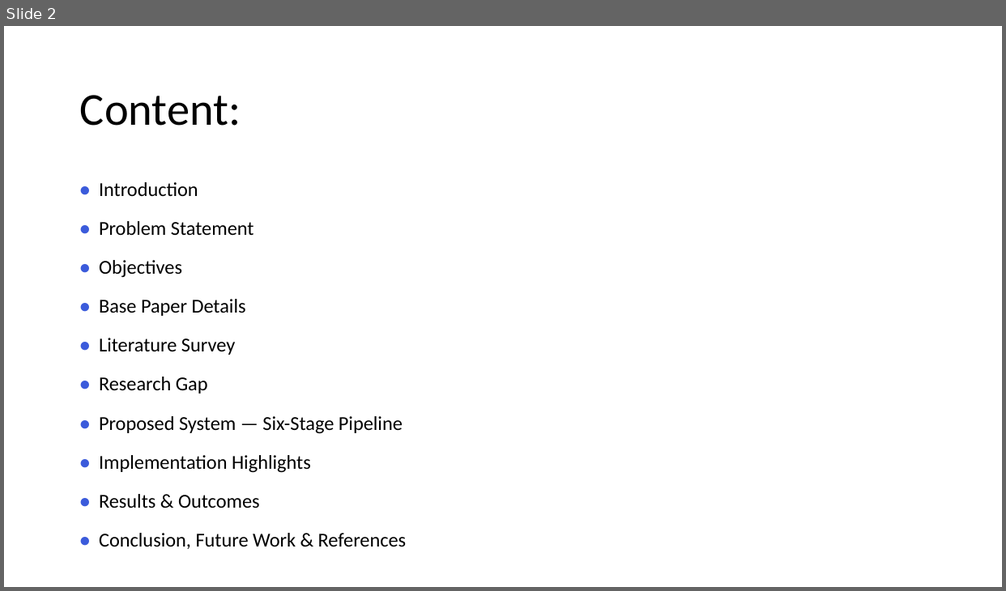
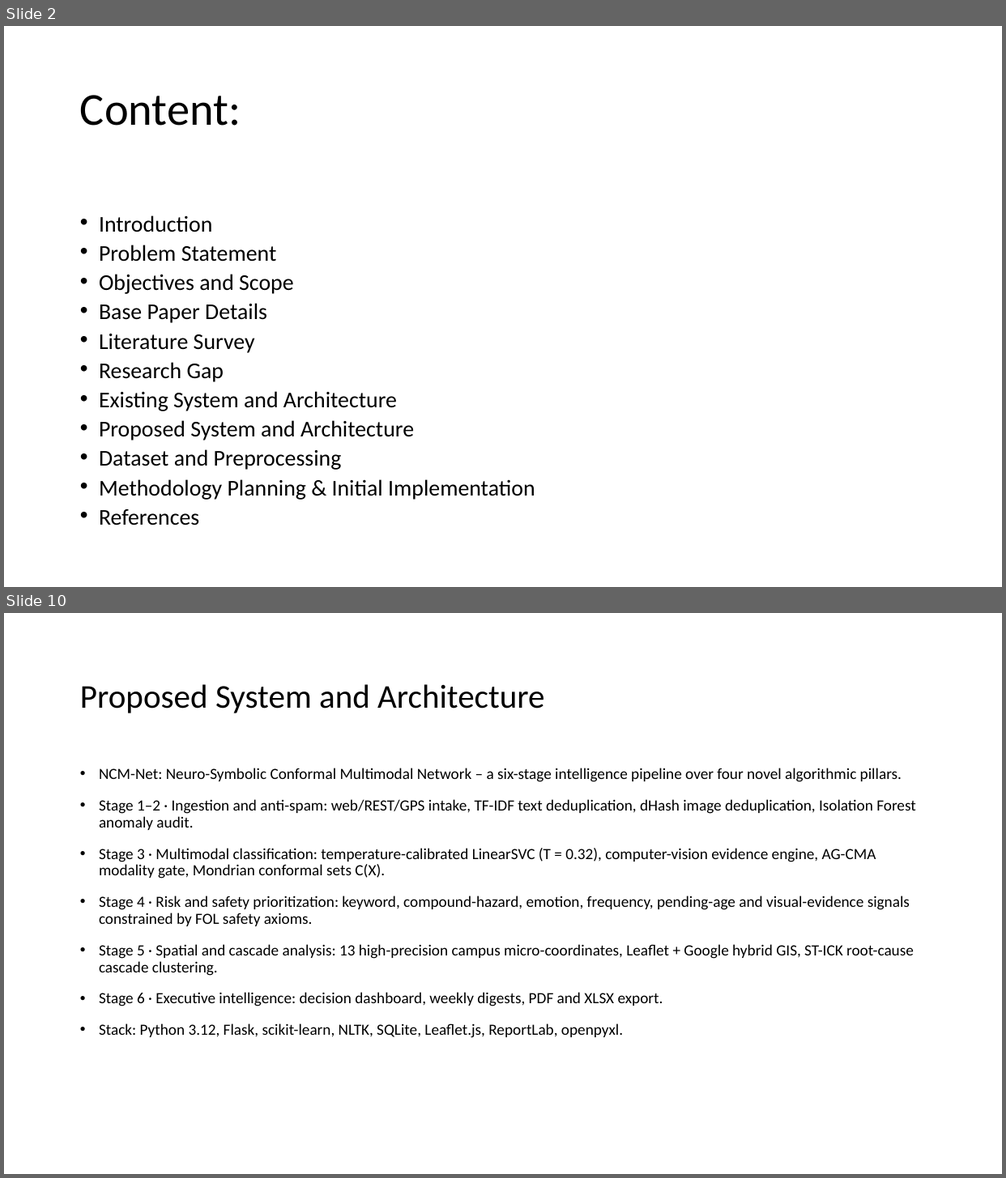
Before and after one commit to Mudit021/CivicSense-AI-Based-Citizen-Complaint-Analyzer, a slide deck: Project_Presentation.pptx. Shown one above the other, each under a label of ours: slide 2 before the commit, slides 2 and 10 after it; the slides between them are not shown. The pictures are 1006x591 and 1006x1178 pixels, drawn with LibreOffice and Linux fonts; fonts in the diff are those of the drawing. Boxes give left, top, right and bottom in pixels: in the first picture for what was removed or moved away, otherwise in the second. Text is boxed around its words. In the diff, an @@ line names an element or a change of style, - is before the commit and + after.

```diff
--- a/Project_Presentation.pptx
+++ b/Project_Presentation.pptx
@@ slide 10 added at (4,613,1002,1174), background #FFFFFF @@
@@ title added at (80,684,544,713), 32 pt, text #000000 @@
+Proposed System and Architecture
@@ text added at (99,768,915,1038), 15 pt, text #000000 @@
+• NCM-Net: Neuro-Symbolic Conformal Multimodal Network – a six-stage intelligence pipeline over four novel algorithmic pillars.
+• Stage 1–2 · Ingestion and anti-spam: web/REST/GPS intake, TF-IDF text deduplication, dHash image deduplication, Isolation Forest anomaly audit.
+• Stage 3 · Multimodal classification: temperature-calibrated LinearSVC (T = 0.32), computer-vision evidence engine, AG-CMA modality gate, Mondrian conformal sets C(X).
+• Stage 4 · Risk and safety prioritization: keyword, compound-hazard, emotion, frequency, pending-age and visual-evidence signals constrained by FOL safety axioms.
+• Stage 5 · Spatial and cascade analysis: 13 high-precision campus micro-coordinates, Leaflet + Google hybrid GIS, ST-ICK root-cause cascade clustering.
+• Stage 6 · Executive intelligence: decision dashboard, weekly digests, PDF and XLSX export.
+• Stack: Python 3.12, Flask, scikit-learn, NLTK, SQLite, Leaflet.js, ReportLab, openpyxl.
@@ slide 2 changed as well @@
@@ text at (99,216,535,526): text changed; size 19 to 21.7 pt @@
-• Introduction
-• Problem Statement
-• Objectives
-• Base Paper Details
-• Literature Survey
-• Research Gap
-• Proposed System — Six-Stage Pipeline
-• Implementation Highlights
-• Results & Outcomes
-• Conclusion, Future Work & References
+• Introduction
+• Problem Statement
+• Objectives and Scope
+• Base Paper Details
+• Literature Survey
+• Research Gap
+• Existing System and Architecture
+• Proposed System and Architecture
+• Dataset and Preprocessing
+• Methodology Planning & Initial Implementation
+• References
```
Also in this commit, not shown: 7 other slides changed, 4 other slides added, 4 slides removed, 28 other files.
